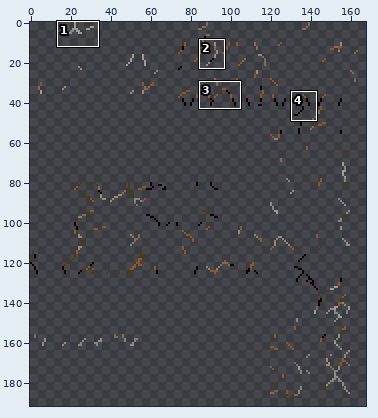
Sprite sheet, stored at textures/geyser/entity/iron_golem/iron_golem_crackiness_low.png. Above, an overview of the earlier version with the close-up marked.
Close-up. Before the edit:
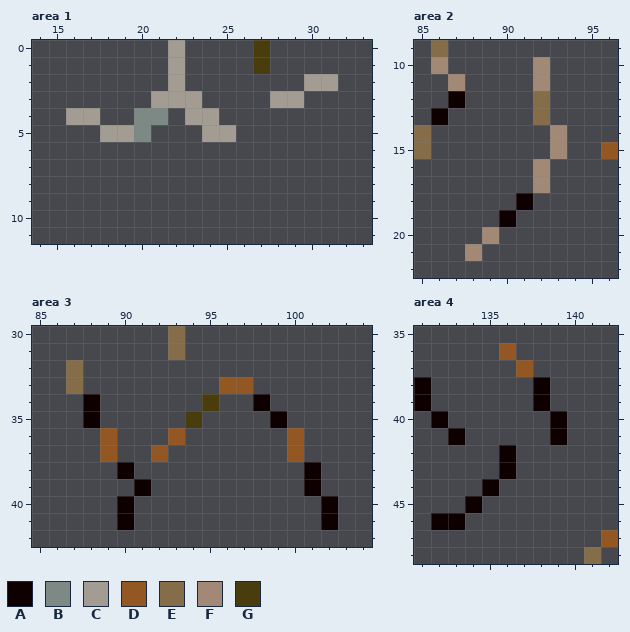
The file is 256x256 pixels. Shown: area 1: x 14..33, y 0..11; area 2: x 85..96, y 9..22; area 3: x 85..104, y 30..42; area 4: x 131..142, y 35..48. The wide view leaves out empty margins. The commit also changed other parts of the picture, which this record leaves out.
Palette (. is transparent): A #0e0000  B #7d8985  C #a29c93  D #935724  E #856d49  F #a28976  G #493d0e
Pixels before, area 1, first column x 16:
0 ......C....G....
1 ......C....G....
2 ......C.......CC
3 .....CCC....CC..
4 CC..BB.CC.......
5 ..CCB...CC......
Pixels before, area 2, first column x 85:
 9 .E..........
10 .F.....F....
11 ..F....F....
12 ..A....E....
13 .A.....E....
14 E.......F...
15 E.......F..D
16 .......F....
17 .......F....
18 ......A.....
19 .....A......
20 ....F.......
21 ...F........
Pixels before, area 3, first column x 87:
30 ......E.........
31 ......E.........
32 E...............
33 E........DD.....
34 .A......G..A....
35 .A.....G....A...
36 ..D...D......D..
37 ..D..D.......D..
38 ...A..........A.
39 ....A.........A.
40 ...A...........A
41 ...A...........A
Pixels before, area 4, first column x 131:
36 .....D......
37 ......D.....
38 A......A....
39 A......A....
40 .A......A...
41 ..A.....A...
42 .....A......
43 .....A......
44 ....A.......
45 ...A........
46 .AA.........
47 ...........D
48 ..........E.
After the commit:
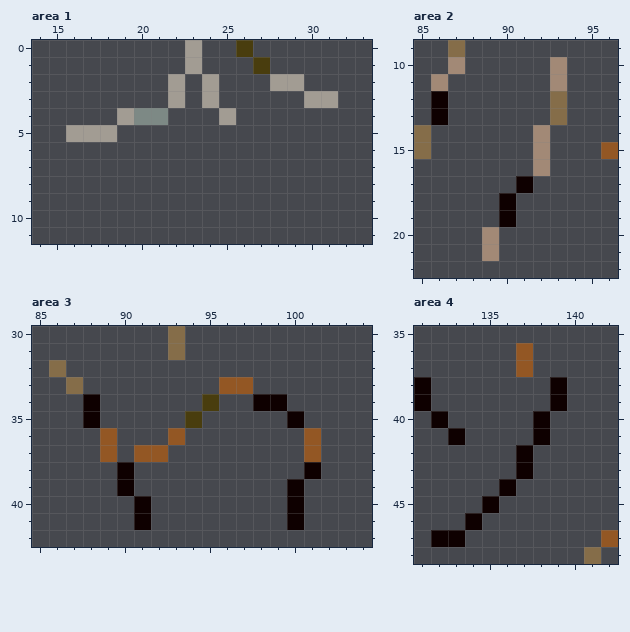
Diff:
Area 1:
The author put colour C in rows 0 to 1 at x 23; in row 2 at x 24 and 28 to 29; in row 3 at x 24 and 30 to 31; in row 4 at x 19 and 25; in row 5 at x 16 to 17.
The author put colour G in row 0 at x 26.
Colour B is removed in row 5 at x 20.
Colour C is removed in rows 0 to 1 at x 22; in row 2 at x 30 to 31; in row 3 at x 21, 23 and 28 to 29; in row 4 at x 16 to 17 and 23 to 24; in row 5 at x 19 and 24 to 25.
Colour G is removed in row 0 at x 27.
Area 2:
The author put colour A in row 12 at x 86; in row 17 at x 91; in row 18 at x 90.
The author put colour E in row 9 at x 87; in rows 12 to 13 at x 93.
The author put colour F in row 10 at x 87 and 93; in row 11 at x 86 and 93; in rows 14 to 15 at x 92; in row 21 at x 89.
Colour A is removed in row 12 at x 87; in row 18 at x 91.
Colour E is removed in row 9 at x 86; in rows 12 to 13 at x 92.
Colour F is removed in row 10 at x 86 and 92; in row 11 at x 87 and 92; in rows 14 to 15 at x 93; in row 17 at x 92; in row 21 at x 88.
Area 3:
The author put colour A in row 34 at x 99; in row 35 at x 100; in row 39 at x 90 and 100; in rows 40 to 41 at x 91 and 100.
The author put colour D in row 36 at x 101; in row 37 at x 91 and 101.
The author put colour E in row 32 at x 86.
Colour A is removed in row 35 at x 99; in row 39 at x 91 and 101; in rows 40 to 41 at x 90 and 102.
Colour D is removed in rows 36 to 37 at x 100.
Colour E is removed in row 32 at x 87.
Area 4:
The author put colour A in rows 38 to 39 at x 139; in rows 40 to 41 at x 138; in rows 42 to 43 at x 137; in row 44 at x 136; in row 45 at x 135; in row 46 at x 134.
The author put colour A in row 47 at x 132 to 133.
The author put colour D in row 36 at x 137.
Colour A is removed in rows 38 to 39 at x 138; in rows 40 to 41 at x 139; in rows 42 to 43 at x 136; in row 44 at x 135; in row 45 at x 134; in row 46 at x 132 to 133.
Colour D is removed in row 36 at x 136.
Pixel boxes of the changes (left, top, right, bottom) in both close-ups:
changed: (66, 40, 338, 142)
changed: (431, 40, 465, 108)
changed: (465, 57, 567, 261)
changed: (49, 360, 83, 377)
changed: (270, 394, 338, 530)
changed: (117, 445, 151, 530)
changed: (431, 343, 567, 547)
